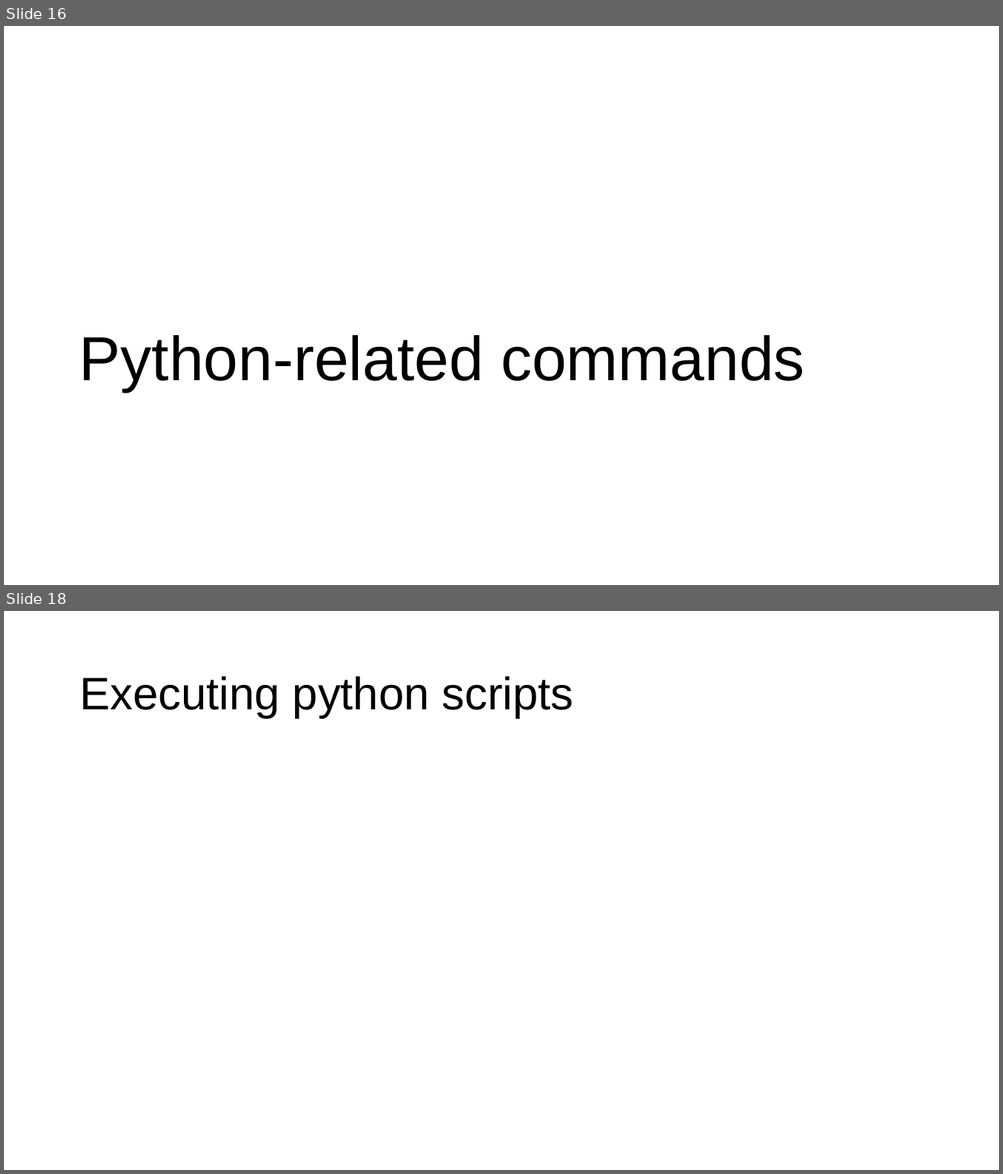
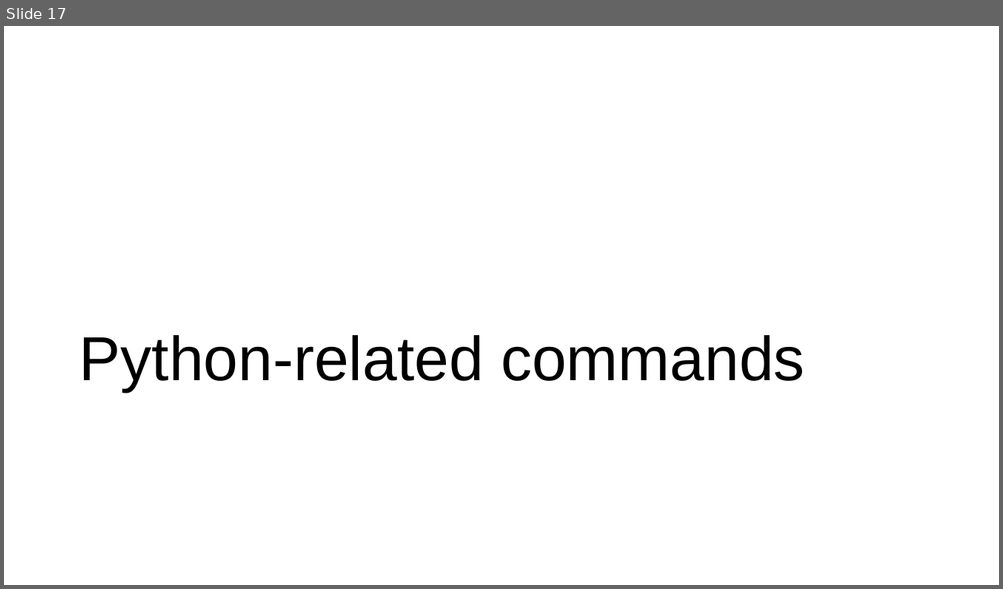
Before and after one commit to parrt/msds501, a slide deck: slides/terminal.pptx. Shown one above the other, each under a label of ours: slides 16 and 18 before the commit, slide 17 after it; the slides between them are not shown. The pictures are 1003x1174 and 1003x589 pixels, drawn with LibreOffice and Linux fonts; fonts in the diff are those of the drawing; background and template pictures are left out. Boxes give left, top, right and bottom in pixels: in the first picture for what was removed or moved away, otherwise in the second. Text is boxed around its words. In the diff, an @@ line names an element or a change of style, - is before the commit and + after.

```diff
--- a/slides/terminal.pptx
+++ b/slides/terminal.pptx
@@ slide 18 removed at (4, 611, 999, 1170), background #FFFFFF @@
@@ title removed at (79, 676, 574, 718) @@
-Executing python scripts
@@ what was slide 16 is now slide 17 @@
```
Also in this commit, not shown: 13 slides changed, 2 slides added.
